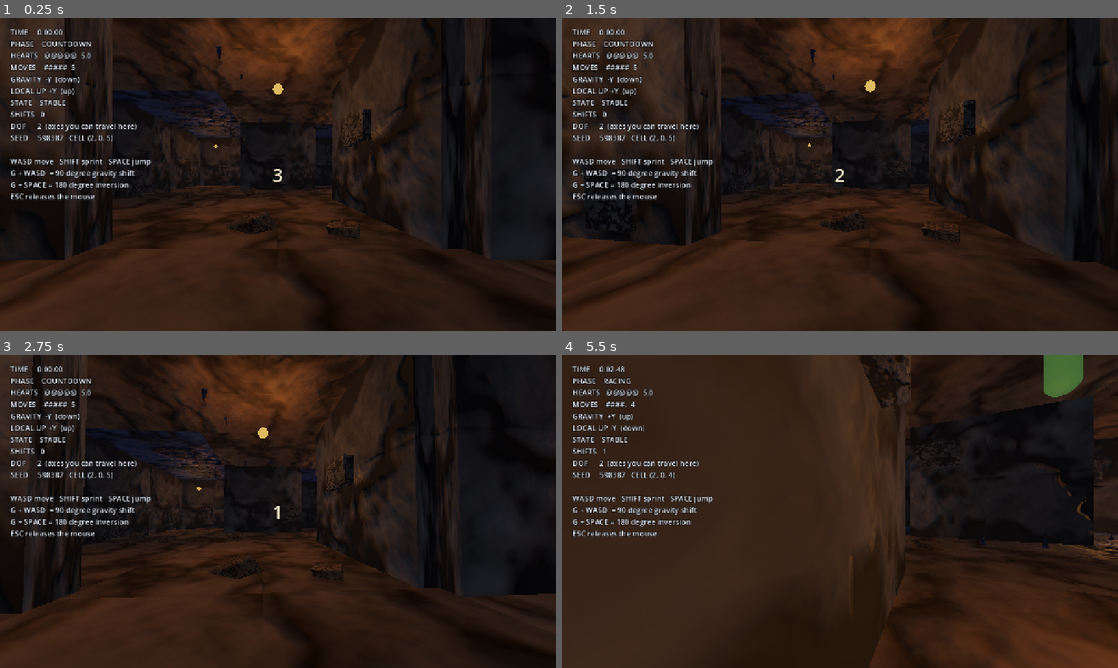
Above: before the commit, frames 1-4 (two rows, left to right).
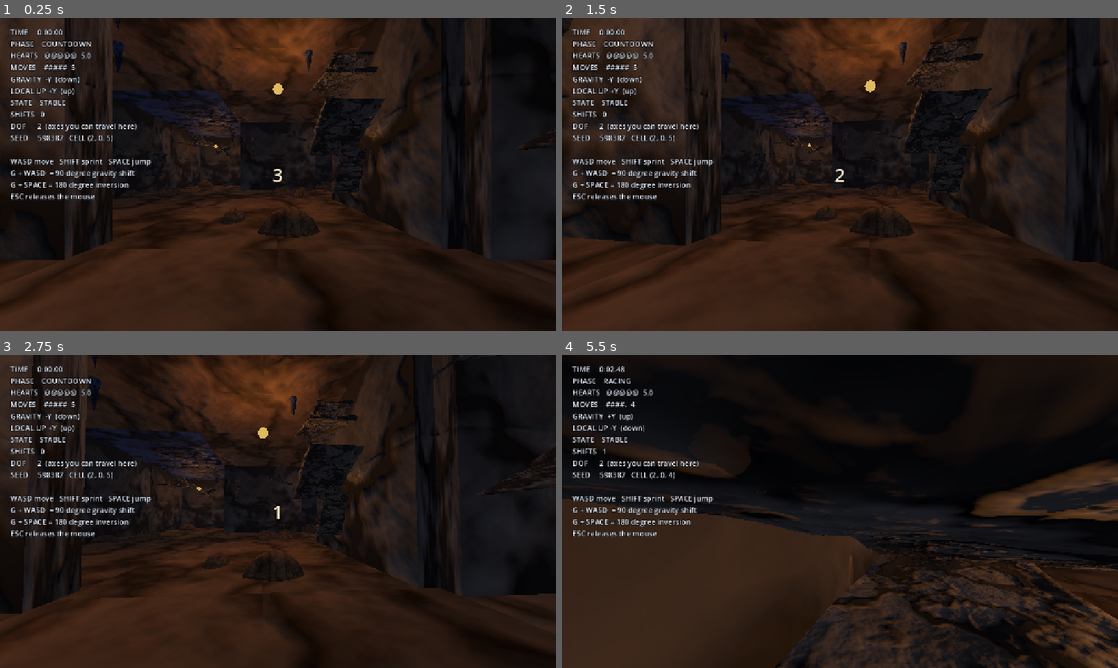
Above: after the commit, the same moments.

Repository: mdraihankabirsifat/Optimus
Game: Godot game, scene res://scenes/game/game_world.tscn
Two runs of this game, one before a commit and one after it. Both use one fixed random seed, a clock stepped at 60 frames per second and the inputs below.
Inputs (mouse positions are in pixels of both pictures, inside the frame that each line leads up to):
- Up to frame 1 (0.25 s): no input
- Up to frame 2 (1.5 s): tap Enter at 0.5 s; move the mouse to (867, 174) at 0.52 s; hold G (gravity_mod) 0.53-1.28 s; hold W (move_forward) from 0.53 s (still down); tap Space (jump) at 0.77, 1.25 s; move the mouse to (812, 174) at 1.27 s; tap Shift (sprint) at 1.35 s
- Up to frame 3 (2.75 s): keep holding W (move_forward); tap Space (jump) at 1.52 s; tap Enter at 2 s; move the mouse to (289, 505) at 2.02 s; hold G (gravity_mod) from 2.03 s (still down)
- Up to frame 4 (5.5 s): keep holding W (move_forward); tap Space (jump) at 2.75, 3.02, 3.77, 4.52 s; move the mouse to (834, 517) at 2.77 s; release G (gravity_mod) at 2.78 s; tap Shift (sprint) at 2.85, 4.35 s; move the mouse to (878, 514) at 3.52 s; hold G (gravity_mod) 3.53-4.28 s; move the mouse to (795, 508) at 4.27 s; move the mouse to (845, 511) at 5.02 s; hold G (gravity_mod) from 5.03 s (still down)

The runs differ from the first frame. In frame 1, 2.6% of the frame differs, in the area x 20-100%, y 0-71%; in frame 2, 3.2%; in frame 3, 2.5%; in frame 4, 43%, in the area x 0-100%, y 0-100%.

Commit message:
ART-003: Blender-generated rock props replace the primitive detail pass
tools/gen_rocks.py builds the whole set headless in Blender from primitives plus
displacement: 5 boulders, 4 eroded wall panels, 3 stalactites, 4 rubble chunks. No
source art to licence or credit, 404 KB total, and the set regenerates from that one
file. It also renders preview stills so the results can be checked rather than
exported blind.

Two things had to be got right, both found by looking at the renders:

Displacement strength has to stay proportional to the object's own size. At 0.55 on
a radius-1 sphere the boulders came out as spiky crumpled stars; the stalactite
looked correct at the same nominal strength only because it is 2.4 units long. The
lobes now run shallow and wide, which is what a rock actually is.

Solidify has to run BEFORE displacement on the wall panels. Thickening an
already-displaced sheet pushed its peaks apart into separated shards that read as
shattered glass rather than stone.

Props are placed deterministically from the cave's graph hash and carry no collision,
so none of it can block a route or wedge a racer, and a missing model set degrades to
a plainer cave rather than breaking the build.

Test sweep unchanged: 150 + 200 seeds + 29 + 15, all passing.

Co-Authored-By: Claude Opus 5 <noreply@anthropic.com>

Diff:
--- a/scripts/cave/cave_builder.gd
+++ b/scripts/cave/cave_builder.gd
@@ -318,94 +318,145 @@
 		placed += 1
 
 
-## Rubble, stalactites and wall studs scattered deterministically from the cave's own hash.
-##
-## Every surface in this cave is an axis-aligned slab, which reads as a stack of boxes no
-## matter how good the material is. These pieces are purely visual -- no collision, so they
-## can never block a route or wedge a racer -- and they exist to break the silhouette of a
-## corridor so it looks carved rather than built.
+## Rock props scattered deterministically from the cave's own hash.
+##
+## The meshes come from tools/gen_rocks.py, built in Blender from primitives plus
+## displacement. Every surface in this cave is an axis-aligned slab, which reads as a stack
+## of boxes no matter how good the material is; these pieces break that silhouette so a
+## corridor looks carved rather than built.
+##
+## All of it is visual only -- no collision -- so nothing here can block a route or wedge a
+## racer. If the models are missing the cave still builds, just plainer, so a teammate who
+## has not run the generator is never blocked.
+const BOULDER_VARIANTS := 5
+const PANEL_VARIANTS := 4
+const SPIKE_VARIANTS := 3
+const RUBBLE_VARIANTS := 4
+
+
 func _add_detail(graph: CaveGraph, root: Node3D) -> void:
 	var rng := RandomNumberGenerator.new()
 	rng.seed = graph.graph_hash()
 
-	var rubble: Array[Transform3D] = []
-	var spikes: Array[Transform3D] = []
-	var studs: Array[Transform3D] = []
+	# variant key -> transforms
+	var boulders := {}
+	var panels := {}
+	var spikes := {}
+	var rubble := {}
 	var half := CELL_SIZE * 0.5
 
 	for c: Vector3i in graph.cells:
 		var centre := cell_to_world(c)
 
 		if not graph.is_linked(c, CaveGraph.DIR_DOWN):
-			for i in rng.randi_range(1, 4):
-				var p := centre + Vector3(
-					rng.randf_range(-half + 1.0, half - 1.0), -half + 0.5,
-					rng.randf_range(-half + 1.0, half - 1.0))
-				rubble.append(_scatter(p, rng, rng.randf_range(0.35, 1.15)))
+			for i in rng.randi_range(1, 3):
+				var p := centre + Vector3(rng.randf_range(-half + 1.2, half - 1.2),
+					-half + 0.45, rng.randf_range(-half + 1.2, half - 1.2))
+				_bucket(boulders, rng.randi() % BOULDER_VARIANTS,
+					_upright(p, rng, rng.randf_range(0.5, 1.4)))
+			for i in rng.randi_range(2, 5):
+				var p2 := centre + Vector3(rng.randf_range(-half + 0.8, half - 0.8),
+					-half + 0.25, rng.randf_range(-half + 0.8, half - 0.8))
+				_bucket(rubble, rng.randi() % RUBBLE_VARIANTS,
+					_upright(p2, rng, rng.randf_range(0.3, 0.8)))
 
 		if not graph.is_linked(c, CaveGraph.DIR_UP):
 			for i in rng.randi_range(0, 3):
-				var p := centre + Vector3(
-					rng.randf_range(-half + 1.2, half - 1.2), half - 0.4,
-					rng.randf_range(-half + 1.2, half - 1.2))
-				var len := rng.randf_range(0.7, 2.1)
-				spikes.append(Transform3D(
-					Basis().scaled(Vector3(rng.randf_range(0.3, 0.6), len,
-						rng.randf_range(0.3, 0.6))), p))
-
-		# Shallow slabs pressed into the walls, so a flat face catches light unevenly.
+				var p3 := centre + Vector3(rng.randf_range(-half + 1.4, half - 1.4),
+					half - 0.3, rng.randf_range(-half + 1.4, half - 1.4))
+				# The spike models point up, so flip them to hang.
+				var basis := Basis(Vector3.FORWARD, PI) * Basis(Vector3.UP,
+					rng.randf_range(0.0, TAU))
+				var size := rng.randf_range(0.5, 1.15)
+				_bucket(spikes, rng.randi() % SPIKE_VARIANTS,
+					Transform3D(basis.scaled(Vector3(size, rng.randf_range(0.6, 1.5), size)), p3))
+
+		# Slabs pressed onto blank wall faces so a flat face catches light unevenly.
 		for dir_index: int in CaveGraph.FLAT_DIRS:
 			if graph.is_linked(c, dir_index):
 				continue
-			if rng.randf() > 0.55:
-				continue
-			var normal := Vector3(CaveGraph.DIRS[dir_index])
-			var along := Vector3(normal.z, 0.0, normal.x)
-			var p := centre + normal * (half - 0.25) \
-				+ along * rng.randf_range(-half + 1.5, half - 1.5) \
-				+ Vector3(0.0, rng.randf_range(-half + 1.0, half - 1.0), 0.0)
-			var thickness := normal.abs() * 0.5 + Vector3.ONE - normal.abs()
-			studs.append(Transform3D(Basis().scaled(
-				thickness * Vector3(rng.randf_range(1.2, 2.8), rng.randf_range(1.0, 2.6),
-					rng.randf_range(1.2, 2.8))), p))
+			for i in rng.randi_range(1, 3):
+				var normal := Vector3(CaveGraph.DIRS[dir_index])
+				var along := Vector3(normal.z, 0.0, normal.x)
+				var p4 := centre + normal * (half - 0.35) \
+					+ along * rng.randf_range(-half + 1.6, half - 1.6) \
+					+ Vector3(0.0, rng.randf_range(-half + 1.4, half - 1.4), 0.0)
+				# Panel meshes lie flat with +Y as their face normal; stand one up against
+				# the wall by pointing that axis back into the cell.
+				var up := -normal
+				var fwd := Vector3.UP if absf(up.dot(Vector3.UP)) < 0.9 else Vector3.BACK
+				fwd = (fwd - up * fwd.dot(up)).normalized()
+				var right := fwd.cross(up).normalized()
+				var b := Basis(right, up, -fwd).rotated(up, rng.randf_range(0.0, TAU))
+				var sc := rng.randf_range(1.4, 2.6)
+				_bucket(panels, rng.randi() % PANEL_VARIANTS,
+					Transform3D(b.scaled(Vector3(sc, rng.randf_range(0.6, 1.2), sc)), p4))
 
 	var detail := Node3D.new()
 	detail.name = "Detail"
 	root.add_child(detail)
-	detail.add_child(_detail_batch("Rubble", BoxMesh.new(), rubble, "stone_floor", COLOUR_FLOOR))
-	detail.add_child(_detail_batch("Stalactites", _spike_mesh(), spikes, "stone_ceiling", COLOUR_CEILING))
-	detail.add_child(_detail_batch("WallStuds", BoxMesh.new(), studs, "stone_wall", COLOUR_WALL))
-
-
-## A chunk at a random orientation, so no two pieces read as the same box.
-func _scatter(pos: Vector3, rng: RandomNumberGenerator, size: float) -> Transform3D:
+	_emit_props(detail, boulders, "boulder", "stone_floor", COLOUR_FLOOR)
+	_emit_props(detail, rubble, "rubble", "stone_floor", COLOUR_FLOOR)
+	_emit_props(detail, spikes, "stalactite", "stone_ceiling", COLOUR_CEILING)
+	_emit_props(detail, panels, "wall_panel", "stone_wall", COLOUR_WALL)
+
+
+func _bucket(store: Dictionary, variant: int, xform: Transform3D) -> void:
+	if not store.has(variant):
+		store[variant] = [] as Array[Transform3D]
+	store[variant].append(xform)
+
+
+## A prop standing on a surface: random spin about up, slight tilt, uneven scale.
+func _upright(pos: Vector3, rng: RandomNumberGenerator, size: float) -> Transform3D:
 	var basis := Basis(Vector3.UP, rng.randf_range(0.0, TAU)) \
-		* Basis(Vector3.RIGHT, rng.randf_range(-0.5, 0.5)) \
-		* Basis(Vector3.BACK, rng.randf_range(-0.5, 0.5))
+		* Basis(Vector3.RIGHT, rng.randf_range(-0.3, 0.3)) \
+		* Basis(Vector3.BACK, rng.randf_range(-0.3, 0.3))
 	return Transform3D(basis.scaled(Vector3(size,
-		size * rng.randf_range(0.5, 1.0), size * rng.randf_range(0.7, 1.3))), pos)
-
-
-func _spike_mesh() -> Mesh:
-	var cone := CylinderMesh.new()
-	cone.top_radius = 0.5
-	cone.bottom_radius = 0.0
-	cone.height = 1.0
-	cone.radial_segments = 6
-	cone.rings = 0
-	return cone
-
-
-func _detail_batch(name: String, mesh: Mesh, items: Array[Transform3D],
-		texture_set: String, colour: Color) -> MultiMeshInstance3D:
-	var mm := MultiMesh.new()
-	mm.transform_format = MultiMesh.TRANSFORM_3D
-	mm.mesh = mesh
-	mm.instance_count = items.size()
-	for i in items.size():
-		mm.set_instance_transform(i, items[i])
-	var node := MultiMeshInstance3D.new()
-	node.name = name
-	node.multimesh = mm
-	node.material_override = _stone_material(texture_set, colour, 0.9)
-	return node
+		size * rng.randf_range(0.6, 1.1), size * rng.randf_range(0.8, 1.2))), pos)
+
+
+func _emit_props(parent: Node3D, store: Dictionary, prefix: String,
+		texture_set: String, colour: Color) -> void:
+	for variant: int in store:
+		var mesh := _prop_mesh("%s_%02d" % [prefix, variant])
+		if mesh == null:
+			continue
+		var items: Array[Transform3D] = store[variant]
+		var mm := MultiMesh.new()
+		mm.transform_format = MultiMesh.TRANSFORM_3D
+		mm.mesh = mesh
+		mm.instance_count = items.size()
+		for i in items.size():
+			mm.set_instance_transform(i, items[i])
+		var node := MultiMeshInstance3D.new()
+		node.name = "%s_%02d" % [prefix, variant]
+		node.multimesh = mm
+		node.material_override = _stone_material(texture_set, colour, 0.8)
+		parent.add_child(node)
+
+
+## Pull the mesh out of an imported glTF scene. Cached, since the same handful of props is
+## instanced hundreds of times.
+static var _prop_cache: Dictionary = {}
+
+func _prop_mesh(name: String) -> Mesh:
+	if _prop_cache.has(name):
+		return _prop_cache[name]
+	var path := "res://assets/models/%s.glb" % name
+	if not ResourceLoader.exists(path):
+		_prop_cache[name] = null
+		return null
+	var scene := load(path) as PackedScene
+	if scene == null:
+		_prop_cache[name] = null
+		return null
+	var inst := scene.instantiate()
+	var found: Mesh = null
+	for child in inst.get_children():
+		if child is MeshInstance3D:
+			found = (child as MeshInstance3D).mesh
+			break
+	inst.free()
+	_prop_cache[name] = found
+	return found
Binary file added: assets/models/boulder_00.glb
Not shown, added: assets/models/boulder_00.glb.import
Binary file added: assets/models/boulder_01.glb
Not shown, added: assets/models/boulder_01.glb.import
Binary file added: assets/models/boulder_02.glb
Not shown, added: assets/models/boulder_02.glb.import
Binary file added: assets/models/boulder_03.glb
Not shown, added: assets/models/boulder_03.glb.import
Binary file added: assets/models/boulder_04.glb
Not shown, added: assets/models/boulder_04.glb.import
Binary file added: assets/models/rubble_00.glb
Not shown, added: assets/models/rubble_00.glb.import
(and 22 more such lines)
